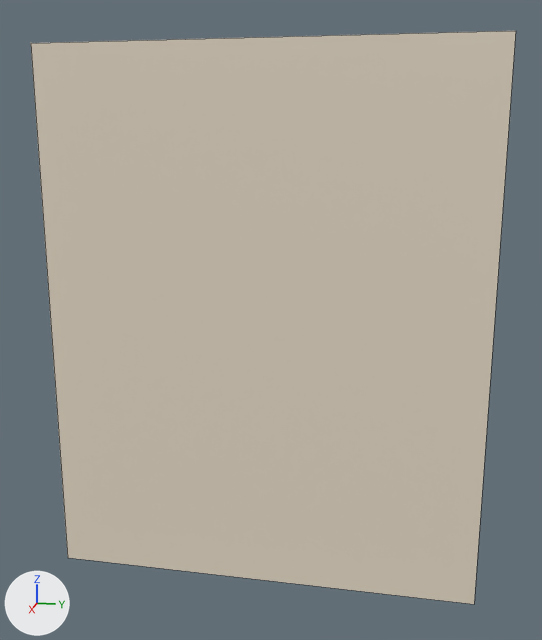
Renders of the FBX model what-was-that-game/Assets/WhatWasThat/Art/Models/Decor/ArtLarge.fbx from each side of a commit.
Before and after are seen from a 50 mm lens placed at (3.19, -92.99, 4.28), pointed at (-1.92, -94.01, 3.01). Every picture has the same lights, and +X, +Y and +Z are marked at lower left. Mesh edges are drawn as thin lines.
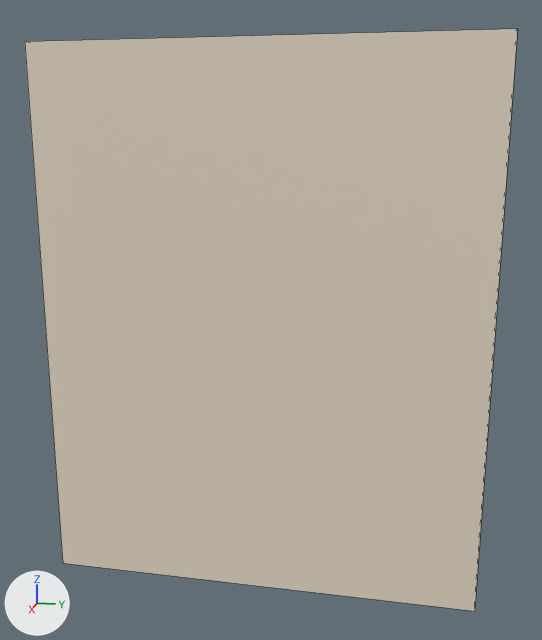
Pixel boxes (x1, y1, x2, y2) of what changed, in the pictures (542 x 640 px):
'Plane.020', reshaped
    before: (31, 31, 516, 604)
    after: (25, 29, 517, 611)
part 1 of me_plane_009, built on
    after: (25, 29, 517, 611)

Edits to the bpy script that builds the scene:
```text
Change me_plane_009:
    where me_plane_009.from_pydata(...)  # 4 vertices, 1 face; spans x -1.92, y -95.71..-92.48, z 0.92..4.91
    used by ob_plane_020; location = (0.0, 0.0, 0.0)
    verts and faces of me_plane_009; kept vertices keep their numbers, new ones are numbered from 4
    before: 0 (-1.92, -95.71, 4.91) at pixel (30, 43), 1 (-1.92, -95.71, 0.92) at pixel (67, 557), 2 (-1.92, -92.48, 4.91) at pixel (515, 30), 3 (-1.92, -92.48, 0.92) at pixel (474, 604)
    me_plane_009 part 1
    add delete_faces([(0, 1, 3, 2)])
    add for new, old in zip([*range(4, 8)], [*range(0, 4)]): verts[new] = verts[old] + (0.08, 0.0, 0.0)
    add faces += [(0, 2, 3, 1), (4, 5, 7, 6), (1, 3, 7, 5), (0, 4, 6, 2), (2, 6, 7, 3), (0, 1, 5, 4)]
```
